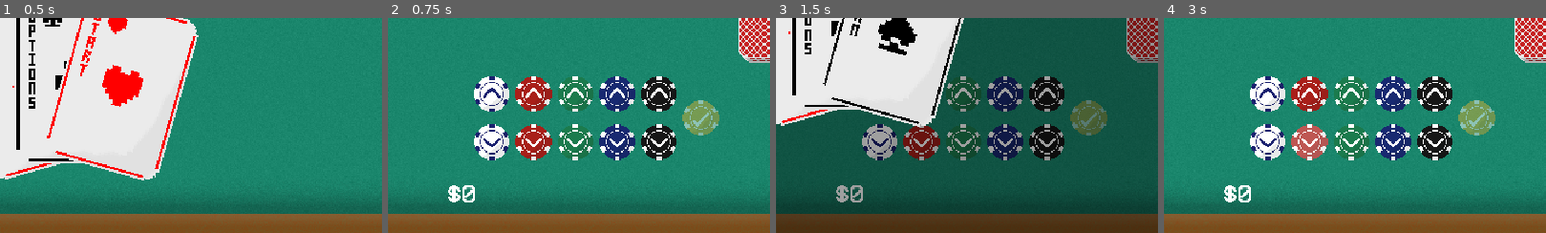
Above: before the commit, frames 1-4 (left to right).
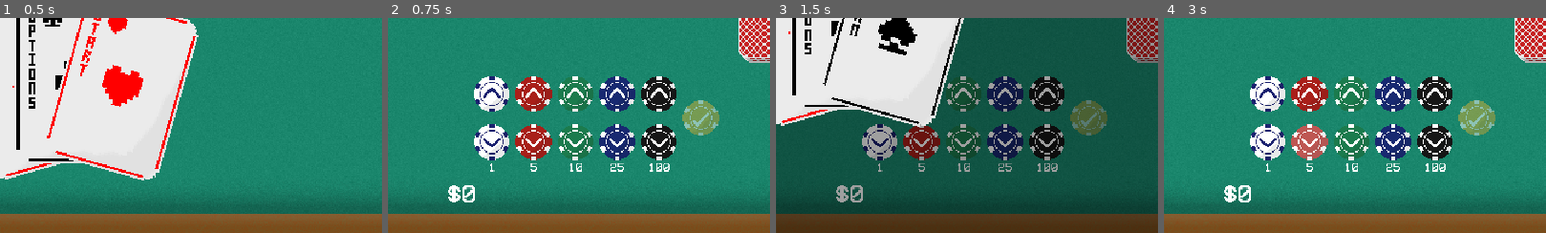
Above: after the commit, the same moments.

Repository: 7itanium/Simple-Blackjack
Game: Godot game, scene res://Scenes/menu.tscn
The game is run twice, just before and just after one commit, with the same random seed, the same clock (stepped at 60 frames per second) and the same inputs.
Inputs (mouse positions are % of the whole screen's width and height, from its top left):
- Up to frame 1 (0.5 s): no input
- Up to frame 2 (0.75 s): click (57, 61) at 0.5 s
- Up to frame 3 (1.5 s): click (94, 10) at 1.25 s
- Up to frame 4 (3 s): click (57, 48) at 2 s; tap Enter (Stand) at 2.75 s; drag from (54, 79) to (70, 68) at 2.77 s
The pictures show only the part of the screen within x 40-90%, y 50-100%; the shares and areas given below are measured in that part.

Frame 1 is identical in both runs. In frame 2, 0.3% of the frame differs, in the area x 26-74%, y 67-72%; in frame 3, 0.3%; in frame 4, 0.3%.

Commit message:
Added Labels

Diff:
--- a/Scenes/betting.tscn
+++ b/Scenes/betting.tscn
@@ -11,6 +11,7 @@
 [ext_resource type="Texture2D" uid="uid://dcnxsc51hd2ll" path="res://Sprites/Chips/BlackSide.png" id="6_7k2aw"]
 [ext_resource type="Texture2D" uid="uid://dse7qmgr2opgi" path="res://Sprites/Chips/WhiteSide.png" id="6_u73kx"]
 [ext_resource type="Texture2D" uid="uid://bao7g3hbk6v4l" path="res://Sprites/Chips/BlueSide.png" id="7_1c6xh"]
+[ext_resource type="FontFile" uid="uid://c07ulqlky4b6c" path="res://Fonts/VCR.ttf" id="7_q4nis"]
 [ext_resource type="Script" uid="uid://uy00y7y2rmui" path="res://Scripts/chip.gd" id="8_0ptfu"]
 [ext_resource type="Texture2D" uid="uid://ixvk26eu45oc" path="res://Sprites/Chips/GreenSide.png" id="8_u5521"]
 [ext_resource type="Texture2D" uid="uid://dbhs2asor1e2x" path="res://Sprites/Chips/RedSide.png" id="9_0ptfu"]
@@ -171,6 +172,114 @@
 position = Vector2(25, -20)
 shape = SubResource("CircleShape2D_olame")
 
+[node name="1" type="Label" parent="Down"]
+anchors_preset = -1
+anchor_left = -0.031
+anchor_top = 0.153
+anchor_right = 0.033
+anchor_bottom = 0.181
+offset_left = -9.3333
+offset_top = 35.6667
+offset_right = 195.787
+offset_bottom = 91.8267
+scale = Vector2(0.333, 0.333)
+theme_override_colors/font_color = Color(1, 1, 1, 1)
+theme_override_fonts/font = ExtResource("7_q4nis")
+theme_override_font_sizes/font_size = 32
+text = "1"
+horizontal_alignment = 1
+metadata/_edit_use_anchors_ = true
+
+[node name="5" type="Label" parent="Down"]
+anchors_preset = -1
+anchor_left = -0.031
+anchor_top = 0.153
+anchor_right = 0.033
+anchor_bottom = 0.181
+offset_left = 25.6667
+offset_top = 35.6667
+offset_right = 230.787
+offset_bottom = 91.8267
+scale = Vector2(0.333, 0.333)
+theme_override_colors/font_color = Color(1, 1, 1, 1)
+theme_override_fonts/font = ExtResource("7_q4nis")
+theme_override_font_sizes/font_size = 32
+text = "5"
+horizontal_alignment = 1
+metadata/_edit_use_anchors_ = true
+
+[node name="10" type="Label" parent="Down"]
+anchors_preset = -1
+anchor_left = -0.031
+anchor_top = 0.153
+anchor_right = 0.033
+anchor_bottom = 0.181
+offset_left = 60.6667
+offset_top = 35.6667
+offset_right = 265.787
+offset_bottom = 91.8267
+scale = Vector2(0.333, 0.333)
+theme_override_colors/font_color = Color(1, 1, 1, 1)
+theme_override_fonts/font = ExtResource("7_q4nis")
+theme_override_font_sizes/font_size = 32
+text = "10"
+horizontal_alignment = 1
+metadata/_edit_use_anchors_ = true
+
+[node name="25" type="Label" parent="Down"]
+anchors_preset = -1
+anchor_left = -0.031
+anchor_top = 0.153
+anchor_right = 0.033
+anchor_bottom = 0.181
+offset_left = 95.6667
+offset_top = 35.6667
+offset_right = 300.787
+offset_bottom = 91.8267
+scale = Vector2(0.333, 0.333)
+theme_override_colors/font_color = Color(1, 1, 1, 1)
+theme_override_fonts/font = ExtResource("7_q4nis")
+theme_override_font_sizes/font_size = 32
+text = "25"
+horizontal_alignment = 1
+metadata/_edit_use_anchors_ = true
+
+[node name="100" type="Label" parent="Down"]
+anchors_preset = -1
+anchor_left = -0.031
+anchor_top = 0.153
+anchor_right = 0.033
+anchor_bottom = 0.181
+offset_left = 130.667
+offset_top = 35.6667
+offset_right = 335.787
+offset_bottom = 91.8267
+scale = Vector2(0.333, 0.333)
+theme_override_colors/font_color = Color(1, 1, 1, 1)
+theme_override_fonts/font = ExtResource("7_q4nis")
+theme_override_font_sizes/font_size = 32
+text = "100"
+horizontal_alignment = 1
+metadata/_edit_use_anchors_ = true
+
+[node name="1000" type="Label" parent="Down"]
+anchors_preset = -1
+anchor_left = -0.031
+anchor_top = 0.153
+anchor_right = 0.033
+anchor_bottom = 0.181
+offset_left = 165.667
+offset_top = 35.6667
+offset_right = 370.787
+offset_bottom = 91.8267
+scale = Vector2(0.333, 0.333)
+theme_override_colors/font_color = Color(1, 1, 1, 1)
+theme_override_fonts/font = ExtResource("7_q4nis")
+theme_override_font_sizes/font_size = 32
+text = "1000"
+horizontal_alignment = 1
+metadata/_edit_use_anchors_ = true
+
 [node name="Up" type="Node2D" parent="."]
 
 [node name="White" type="Sprite2D" parent="Up"]
--- a/Scenes/table.tscn
+++ b/Scenes/table.tscn
@@ -117,24 +117,6 @@
 position = Vector2(25, -20)
 shape = SubResource("CircleShape2D_somge")
 
-[node name="Label" type="Label" parent="Game Manager/Hit"]
-anchors_preset = -1
-anchor_left = -0.031
-anchor_top = 0.153
-anchor_right = 0.033
-anchor_bottom = 0.181
-offset_left = -33.4033
-offset_top = 11.0767
-offset_right = 171.717
-offset_bottom = 67.2367
-scale = Vector2(0.333, 0.333)
-theme_override_colors/font_color = Color(1, 1, 1, 1)
-theme_override_fonts/font = ExtResource("17_xhfwg")
-theme_override_font_sizes/font_size = 32
-text = "Hit"
-horizontal_alignment = 1
-metadata/_edit_use_anchors_ = true
-
 [node name="Menu Button" type="TextureButton" parent="Game Manager"]
 visible = false
 offset_left = -220.5
@@ -161,6 +143,24 @@
 horizontal_alignment = 1
 vertical_alignment = 1
 
+[node name="Hit Label" type="Label" parent="Game Manager"]
+visible = false
+anchors_preset = -1
+anchor_left = -0.031
+anchor_top = 0.153
+anchor_right = 0.033
+anchor_bottom = 0.181
+offset_left = 471.76
+offset_top = 264.38
+offset_right = 676.88
+offset_bottom = 320.54
+theme_override_colors/font_color = Color(1, 1, 1, 1)
+theme_override_fonts/font = ExtResource("17_xhfwg")
+theme_override_font_sizes/font_size = 32
+text = "Hit"
+horizontal_alignment = 1
+metadata/_edit_use_anchors_ = true
+
 [node name="Table" type="Node" parent="."]
 
 [node name="Felt" type="Sprite2D" parent="Table"]
--- a/Scripts/betUI.gd
+++ b/Scripts/betUI.gd
@@ -10,6 +10,8 @@
 @onready var purpleChips = [$"Purple Stack/Purple", $"Purple Stack/Purple2", $"Purple Stack/Purple3", $"Purple Stack/Purple4", $"Purple Stack/Purple5", $"Purple Stack/Purple6", $"Purple Stack/Purple7", $"Purple Stack/Purple8", $"Purple Stack/Purple9", $"Purple Stack/Purple10"]
 
 @onready var highlights
+@onready var purple_label: Label = $"Down/1000"
+
 
 @onready var displayChips = [whiteChips, redChips, greenChips, blueChips, blackChips, purpleChips]
 
@@ -44,10 +46,12 @@
 		check.position.x = 235
 		chips[10].position.x = 200
 		chips[11].position.x = 200
+		purple_label.visible = true
 	else:
 		check.position.x = 200
 		chips[10].position.x = 2000
 		chips[11].position.x = 2000
+		purple_label.visible = false
 
 
 func checkBal():
--- a/Scripts/game_manager.gd
+++ b/Scripts/game_manager.gd
@@ -6,6 +6,8 @@
 
 @onready var standButton: Sprite2D = $Stand
 @onready var hitButton: Sprite2D = $Hit
+@onready var hit_label: Label = $"Hit Label"
+
 
 @onready var player_hand_val: Label = $"../Table/playerHandVal"
 @onready var dealer_hand_val: Label = $"../Table/dealerHandVal"
@@ -79,9 +81,11 @@
 		if isPlayerTurn:
 			standButton.visible = true
 			hitButton.visible = true
+			hit_label.visible = true
 		else:
 			standButton.visible = false
 			hitButton.visible = false
+			hit_label.visible = false
 
 		if Input.is_action_just_pressed("Hit") and isPlayerTurn == true:
 			hit()
Not shown: 1 places in Scenes/betting.tscn that only renumber resources
Not shown, changed: export_presets.cfg
